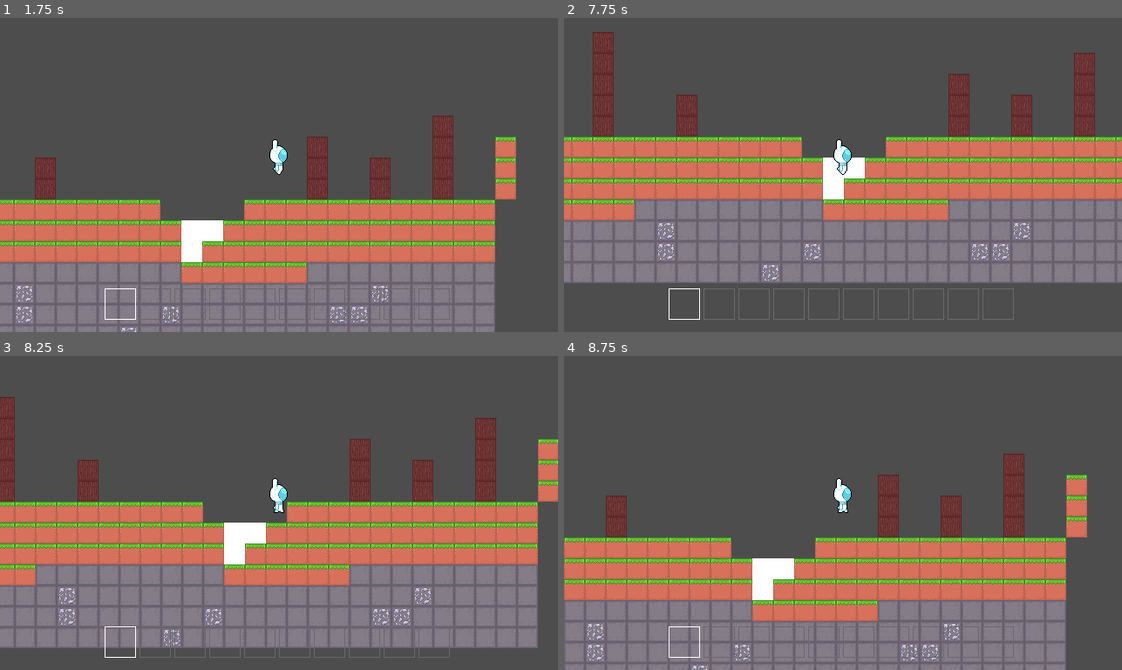
Above: before the commit, frames 1-4 (two rows, left to right).
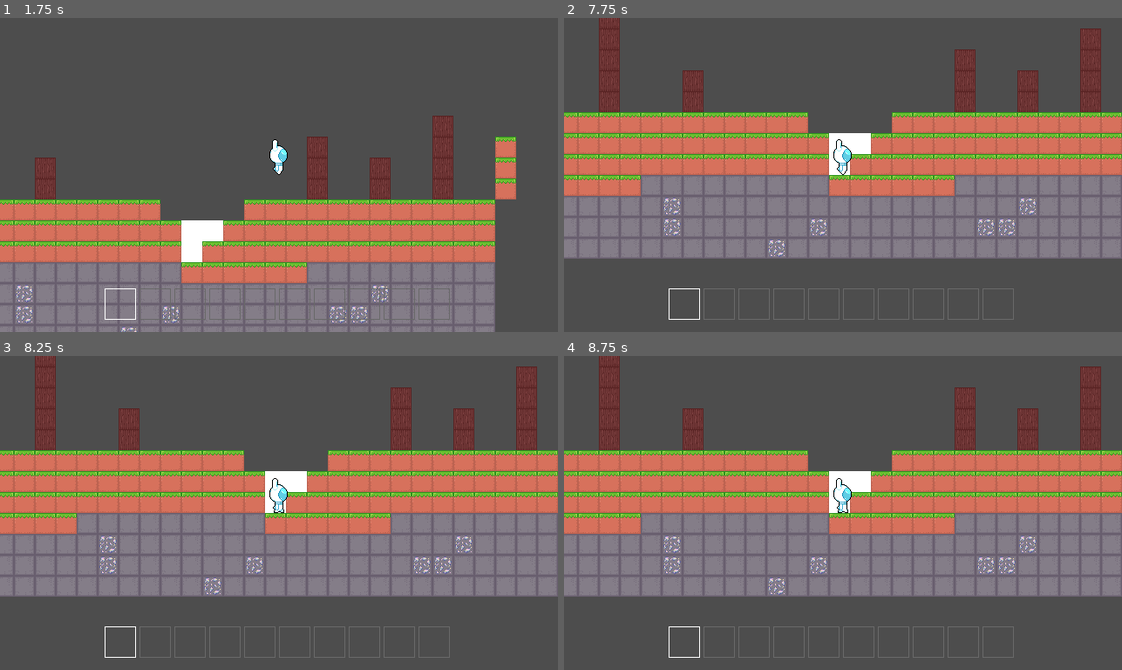
Above: after the commit, the same moments.

Repository: GriffinRio/Game-likeJam10
Game: Godot game, scene res://main.tscn
Same seed, same stepped clock (60 frames per second), same inputs: the game is played once before the commit and once after it.
Inputs (mouse positions are in pixels of both pictures, inside the frame that each line leads up to):
- Up to frame 1 (1.75 s): move the mouse to (401, 159) at 0.52 s; hold Right mouse button (Place) 0.53-1.28 s; hold D (Move_Right) from 0.53 s (still down); click (401, 159) at 0.6 s; tap W (Jump) at 0.77, 1.07, 1.52 s; move the mouse to (167, 190) at 1.27 s; right-click (167, 190) at 1.35 s; tap E (Interact, bound only after the commit) at 1.55 s
- Up to frame 2 (7.75 s): tap W (Jump) at 1.82, 2.3, 2.85, 3.02, 3.32, 3.77, 4.07, 4.52, 4.82, 5.3, 6.02, 6.32, 6.77, 7.07, 7.52 s; move the mouse to (898, 105) at 2.02 s; release D (Move_Right) at 2.03 s; hold A (Move_Left) 2.03-2.78 s; hold E (Interact, bound only after the commit) 2.03-2.78 s; move the mouse to (815, 237) at 2.77 s; hold D (Move_Right) 2.78-4.28 s; click (815, 237) at 3.05 s; move the mouse to (1010, 222) at 3.52 s; hold Right mouse button (Place) 3.53-4.28 s; click (1010, 222) at 3.6 s; move the mouse to (675, 127) at 4.27 s; hold A (Move_Left) 4.28-5.03 s; tap 1 (Direct_Item_Switch) at 4.35 s; tap E (Interact, bound only after the commit) at 4.55, 7.35 s; move the mouse to (870, 175) at 5.02 s; hold D (Move_Right) 5.03-5.78 s; hold Right mouse button (Place) 5.03-5.78 s; move the mouse to (759, 96) at 5.77 s; hold A (Move_Left) 5.78-7.28 s; tap Mouse wheel down (Switch_Item_Down) at 5.85 s; click (759, 96) at 6.05 s; move the mouse to (965, 159) at 6.52 s; hold Mouse wheel up (Switch_Item_Up) 6.53-7.28 s; right-click (965, 159) at 6.8 s; move the mouse to (731, 190) at 7.27 s; hold D (Move_Right) from 7.28 s (still down)
- Up to frame 3 (8.25 s): keep holding D (Move_Right); tap W (Jump) at 7.82 s; move the mouse to (334, 443) at 8.02 s; hold W (Jump) from 8.03 s (still down); click (334, 443) at 8.1 s
- Up to frame 4 (8.75 s): keep holding D (Move_Right); keep holding W (Jump)

Frame 1 is identical in both runs. In frame 2, 38% of the frame differs, in the area x 0-100%, y 0-85%; in frame 3, 57%; in frame 4, 69%, in the area x 0-100%, y 0-100%.

Commit message:
connected interaction of player and space ship

Diff:
--- a/gameLikeJam10/Characters/player.gd
+++ b/gameLikeJam10/Characters/player.gd
@@ -17,10 +17,12 @@
 @onready var collision_shape_2d : CollisionShape2D = $CollisionShape2D
 @onready var animation_tree : AnimationTree = $AnimationTree
 @onready var ray_cast_2d: RayCast2D = $RayCast2D
+@onready var area_2d: Area2D = $Area2D
 
 var is_mining : bool
 var tile_being_mined : Vector2i
 var equipped : int
+var crafting : bool
 
 func _ready() -> void:
 	animation_tree.active = true
@@ -29,6 +31,7 @@
 	RADIUS_X = hitbox.size.x / 2.0
 	ray_cast_2d.position.y -= RADIUS_Y
 	is_mining = false
+	crafting = false
 	equipped = 0
 	tile_being_mined = Vector2i.MIN
 	EventBus.give_player_item.connect(pickup_item)
@@ -38,19 +41,20 @@
 func _process(delta: float) -> void:
 	ray_cast_2d.target_position = get_local_mouse_position() + Vector2(0, RADIUS_Y)
 	var mouse_tile : Vector2i = Tile_Map.map_coord(get_global_mouse_position())
-	if(is_mining):
-		if(tile_being_mined != mouse_tile):
-			tile_being_mined = Vector2i.MIN
-			EventBus.player_stop_mining.emit()
-			if(valid_tile_to_mine(mouse_tile)):
-				tile_being_mined = mouse_tile
-				start_mining.emit(mouse_tile, get_equipped())
-	elif(Input.is_action_pressed("Place")):
-		var to_place : Item = get_equipped()
-		if(to_place != null and to_place.placeable and valid_placing_tile(mouse_tile)):
-			EventBus.player_place_block.emit(mouse_tile, to_place.block)
-		else:
-			push_warning("No block to place")
+	if(not crafting):
+		if(is_mining):
+			if(tile_being_mined != mouse_tile):
+				tile_being_mined = Vector2i.MIN
+				EventBus.player_stop_mining.emit()
+				if(valid_tile_to_mine(mouse_tile)):
+					tile_being_mined = mouse_tile
+					start_mining.emit(mouse_tile, get_equipped())
+		elif(Input.is_action_pressed("Place")):
+			var to_place : Item = get_equipped()
+			if(to_place != null and to_place.placeable and valid_placing_tile(mouse_tile)):
+				EventBus.player_place_block.emit(mouse_tile, to_place.block)
+			else:
+				push_warning("No block to place")
 
 
 # Handles player movement
@@ -58,20 +62,21 @@
 	if not is_on_floor():
 		velocity += get_gravity() * delta
 
-	if Input.is_action_pressed("Jump") and is_on_floor():
-		velocity.y = JUMP_VELOCITY
+	if(not crafting):
+		if Input.is_action_pressed("Jump") and is_on_floor():
+			velocity.y = JUMP_VELOCITY
 
-	# Get the input direction and handle the movement/deceleration and animation.
-	var direction := Input.get_axis("Move_Left", "Move_Right")
-	animation_tree.set("parameters/Move/blend_position", direction)
-	# animation_tree.set("parameters/conditions/is_mining", is_mining)
-	# animation_tree.set("parameters/conditions/!is_mining", !is_mining)
+		# Get the input direction and handle the movement/deceleration and animation.
+		var direction := Input.get_axis("Move_Left", "Move_Right")
+		animation_tree.set("parameters/Move/blend_position", direction)
+		# animation_tree.set("parameters/conditions/is_mining", is_mining)
+		# animation_tree.set("parameters/conditions/!is_mining", !is_mining)
 
-	if direction:
-		_animated_sprite.flip_h = (direction < 0)
-		velocity.x = direction * SPEED
-	else:
-		velocity.x = move_toward(velocity.x, 0, SPEED)
+		if direction:
+			_animated_sprite.flip_h = (direction < 0)
+			velocity.x = direction * SPEED
+		else:
+			velocity.x = move_toward(velocity.x, 0, SPEED)
 
 	move_and_slide()
 
@@ -89,7 +94,7 @@
 		var keypress : InputEventKey = event
 		change_equipped(keypress.keycode - 49)
 		#change_equipped.emit(inventory.equipped)
-	elif(event.is_action("Destroy")):
+	elif(event.is_action("Destroy") and not crafting):
 		is_mining = !is_mining
 		var mouse_tile : Vector2i = Tile_Map.map_coord(get_global_mouse_position())
 		if(is_mining and valid_tile_to_mine(mouse_tile)):
@@ -98,8 +103,18 @@
 		else:
 			tile_being_mined = Vector2i.MIN
 			EventBus.player_stop_mining.emit()
-		print("mining: " + str(is_mining))
-
+	elif(event.is_action_pressed("Interact")):
+		if(not crafting):
+			for area in area_2d.get_overlapping_areas():
+				if(area.is_in_group("Interactable")):
+					var ship : SpaceShip = area.get_parent()
+					crafting = true
+					is_mining = false
+					EventBus.player_stop_mining.emit()
+					ship.interact()
+		else:
+			crafting = false
+			print("stoppp")
 ## changes equipped
 func change_equipped(index : int) -> void:
 	equipped = (index + inventory.SIZE) % inventory.SIZE
--- a/gameLikeJam10/Characters/player.tscn
+++ b/gameLikeJam10/Characters/player.tscn
@@ -6,6 +6,9 @@
 [ext_resource type="Texture2D" uid="uid://byhcuy2y4a85c" path="res://Assets/Art/Player_Walk.png" id="3_vb825"]
 
 [sub_resource type="RectangleShape2D" id="RectangleShape2D_65n15"]
+size = Vector2(17, 39)
+
+[sub_resource type="RectangleShape2D" id="RectangleShape2D_l48on"]
 size = Vector2(17, 39)
 
 [sub_resource type="AtlasTexture" id="AtlasTexture_7mycd"]
@@ -220,12 +223,19 @@
 transitions = ["Start", "Move", SubResource("AnimationNodeStateMachineTransition_642pg"), "Move", "Player_Mine", SubResource("AnimationNodeStateMachineTransition_l48on"), "Player_Mine", "Move", SubResource("AnimationNodeStateMachineTransition_4m0gv")]
 
 [node name="Player" type="CharacterBody2D" unique_id=345442620]
+z_index = 1
 collision_mask = 2
 script = ExtResource("1_4flbx")
 
 [node name="CollisionShape2D" type="CollisionShape2D" parent="." unique_id=293915605]
 position = Vector2(-0.5, -19.5)
 shape = SubResource("RectangleShape2D_65n15")
+
+[node name="Area2D" type="Area2D" parent="." unique_id=108452078]
+
+[node name="CollisionShape2D" type="CollisionShape2D" parent="Area2D" unique_id=1903190749]
+position = Vector2(-0.5, -19.5)
+shape = SubResource("RectangleShape2D_l48on")
 
 [node name="Camera2D" type="Camera2D" parent="." unique_id=1141743126]
 
--- a/gameLikeJam10/project.godot
+++ b/gameLikeJam10/project.godot
@@ -37,6 +37,10 @@
 [editor_plugins]
 
 enabled=PackedStringArray("res://addons/AutoKey_SpriteFrames/plugin.cfg", "res://addons/Todo_Manager/plugin.cfg")
+
+[global_group]
+
+Interactable=""
 
 [input]
 
@@ -99,6 +103,11 @@
 , Object(InputEventKey,"resource_local_to_scene":false,"resource_name":"","device":-1,"window_id":0,"alt_pressed":false …(182 unchanged characters)…
 ]
 }
+Interact={
+"deadzone": 0.2,
+"events": [Object(InputEventKey,"resource_local_to_scene":false,"resource_name":"","device":-1,"window_id":0,"alt_pressed":false,"shift_pressed":false,"ctrl_pressed":false,"meta_pressed":false,"pressed":false,"keycode":0,"physical_keycode":69,"key_label":0,"unicode":101,"location":0,"echo":false,"script":null)
+]
+}
 
 [physics]
 
